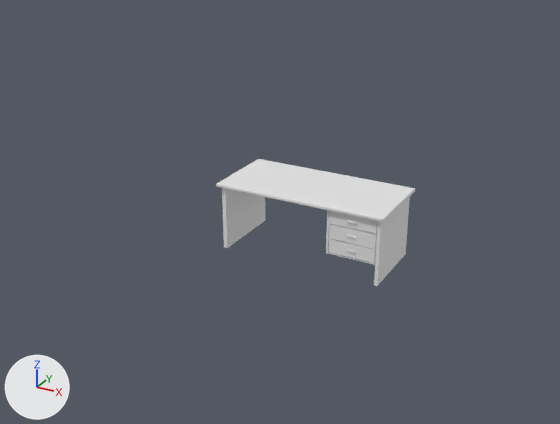
Two versions of the Blender file Assets/room.blend, one commit apart.
The view is the same before and after, from a 50 mm lens placed at (26.9, -56.4, 24.6), pointed at (0.5, -8.4, 0.6). The axes (+X, +Y, +Z) are drawn at lower left. The lights are the same throughout.
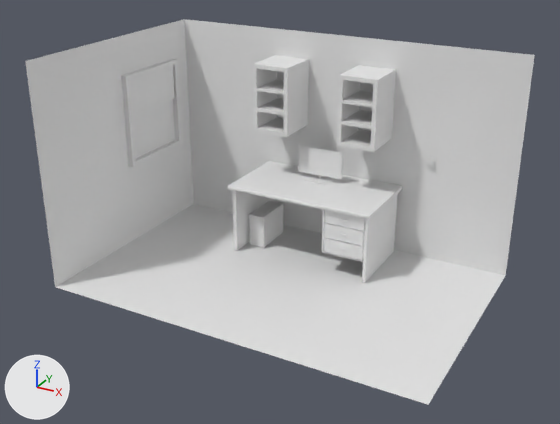
Boxes (x1, y1, x2, y2) around the edits, measured in the pictures (560 x 424 px):
'Room', added
    after: (25, 19, 535, 405)
'Cube.001', rescaled (12% narrower)
    before: (216, 159, 415, 286)
    after: (227, 161, 402, 283)
'Cube', shown
    after: (298, 145, 343, 185)
'PC', added
    after: (249, 201, 283, 248)

The change, as a diff of the scene's bpy script:
```diff
--- a/Assets/room.blend.py
+++ b/Assets/room.blend.py
@@ me_cube @@
+me_cube.from_pydata(...)  # 110 vertices, 105 faces; spans x -1.0..0.67, y -1.0..1.0, z -1.0..1.03
@@ me_plane @@
+me_plane.from_pydata(...)  # 132 vertices, 117 faces; spans x -1.53..1.23, y -1.0..0.72, z 0.0..1.62
@@ ob_cube @@
 ob_cube.scale = (1.0, 1.0, 0.025)
-ob_cube.hide_set(True)
@@ ob_cube_001 @@
 ob_cube_001.location = (0.0, 0.0, 0.0)
-ob_cube_001.scale = (7.63, 4.78, 0.142)
+ob_cube_001.scale = (6.49, 4.78, 0.142)
@@ ob_pc @@
+ob_pc = bpy.data.objects.new('PC', me_cube)
+ob_pc.location = (-4.72, -1.06, -4.51)
+ob_pc.scale = (0.863, 1.8, 1.46)
@@ ob_room @@
+ob_room = bpy.data.objects.new('Room', me_plane)
+ob_room.location = (1.98, -5.67, -6.05)
+ob_room.scale = (11.3, 11.3, 11.3)
```
